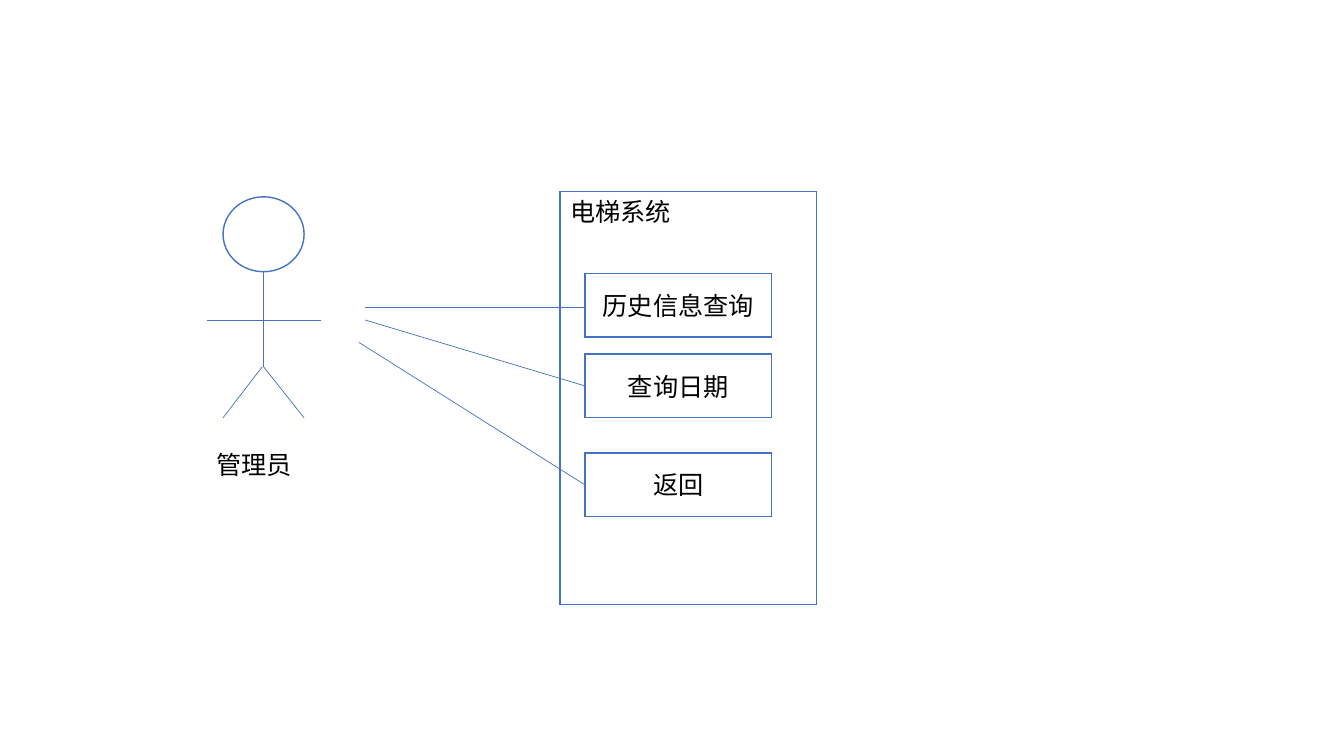
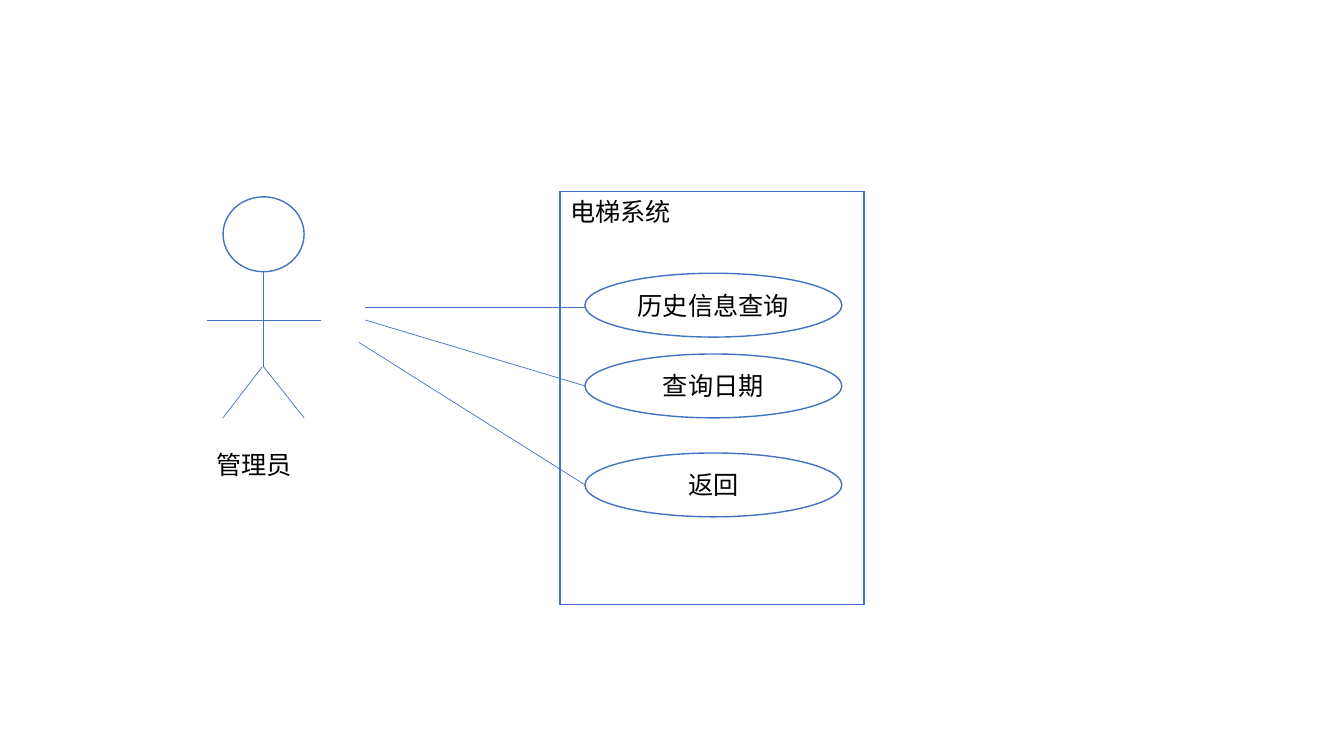
Before and after one commit to wygbuaa/Team1, a slide deck: slide 12 of 需求文档图.pptx. Drawn at 1344x756 pixels with LibreOffice and Linux fonts; fonts in the diff are those of the drawing. Boxes give left, top, right and bottom in pixels: in the first picture for what was removed or moved away, otherwise in the second. Text is boxed around its words. In the diff, an @@ line names an element or a change of style, - is before the commit and + after.

```diff
--- a/需求文档图.pptx
+++ b/需求文档图.pptx
@@ rectangle "电梯系统": place and size @@
-rectangle "电梯系统" at bbox=[561, 192, 817, 605]
+rectangle "电梯系统" at bbox=[561, 192, 865, 605]
@@ ellipse "历史信息查询": place and size @@
-ellipse "历史信息查询" at bbox=[585, 273, 771, 337]
+ellipse "历史信息查询" at bbox=[585, 273, 842, 337]
@@ ellipse "查询日期": place and size @@
-ellipse "查询日期" at bbox=[585, 354, 771, 417]
+ellipse "查询日期" at bbox=[585, 354, 842, 417]
@@ rectangle to ellipse in 3 elements at bbox=[585, 273, 842, 337], bbox=[585, 354, 842, 417], bbox=[585, 453, 842, 516] @@
@@ ellipse "返回": place and size @@
-ellipse "返回" at bbox=[585, 453, 771, 516]
+ellipse "返回" at bbox=[585, 453, 842, 516]
```
Also in this commit, not shown: 6 other slides changed, 2 other files.
